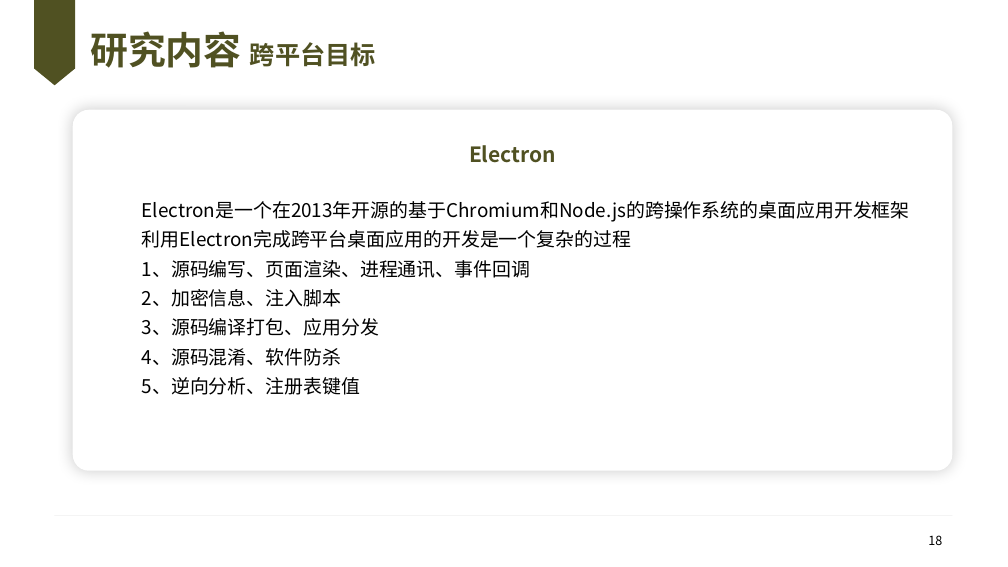
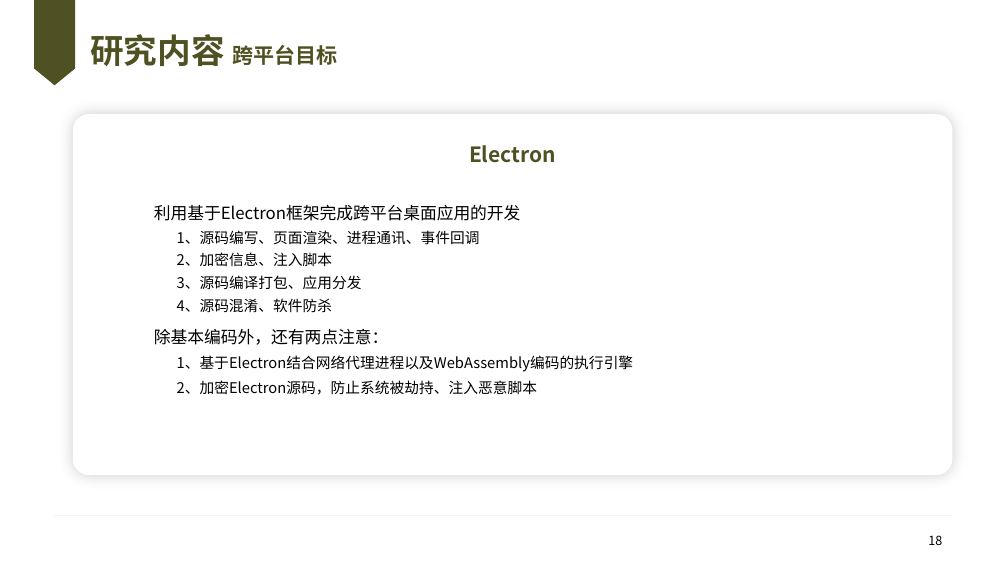
Before and after one commit to knoxnoe/GraduationProject, a slide deck: slide 18 of doc/paper/缑通旺-开题.pptx. Drawn at 1008x567 pixels with LibreOffice and Linux fonts; fonts in the diff are those of the drawing; background and template pictures are left out. Boxes give left, top, right and bottom in pixels: in the first picture for what was removed or moved away, otherwise in the second. Text is boxed around its words. In the diff, an @@ line names an element or a change of style, - is before the commit and + after.

```diff
--- a/doc/paper/缑通旺-开题.pptx
+++ b/doc/paper/缑通旺-开题.pptx
@@ title "研究内容 跨平台目标" at (90, 34, 337, 66): size 36 to 32 pt in "研究内容"; size 24 to 20 pt in "跨平台目标" @@
@@ rounded rectangle: place and size @@
-rounded rectangle at (73, 110, 952, 471)
+rounded rectangle at (73, 114, 952, 476)
@@ text "利用基于Electron框架完成跨平台桌面应用的开发": place and size @@
-text "利用基于Electron框架完成跨平台桌面应用的开发" at (142, 201, 910, 395)
+text "利用基于Electron框架完成跨平台桌面应用的开发" at (154, 205, 634, 395)
@@ text at (154, 205, 521, 221): text changed; size 18 to 16 pt @@
-Electron是一个在2013年开源的基于Chromium和Node.js的跨操作系统的桌面应用开发框架
-利用Electron完成跨平台桌面应用的开发是一个复杂的过程
+利用基于Electron框架完成跨平台桌面应用的开发
@@ text at (177, 230, 480, 312): size 18 to 14 pt in "1、源码编写、页面渲染、进程通讯、事件回调", "2、加密信息、注入脚本", "3、源码编译打包、应用分发", "4、源码混淆、软件防杀"; list level 1 to 2 in "1、源码编写、页面渲染、进程通讯、事件回调"; list level 1 to 2 in "2、加密信息、注入脚本"; list level 1 to 2 in "3、源码编译打包、应用分发"; list level 1 to 2 in "4、源码混淆、软件防杀" @@
@@ text at (154, 329, 634, 395): text changed; size 18 to 14 pt @@
-5、逆向分析、注册表键值
+除基本编码外，还有两点注意：
+  1、基于Electron结合网络代理进程以及WebAssembly编码的执行引擎
+  2、加密Electron源码，防止系统被劫持、注入恶意脚本
```
Also in this commit, not shown: 29 other slides changed, 1 slide added, 2 slides removed.
